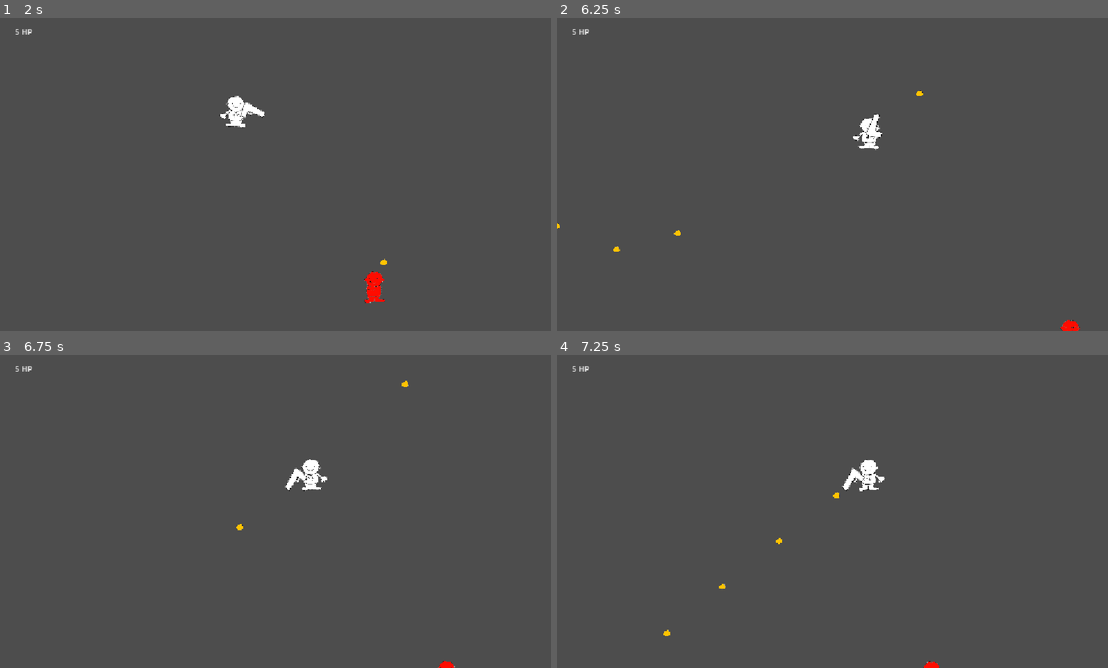
Above: before the commit, frames 1-4 (two rows, left to right).
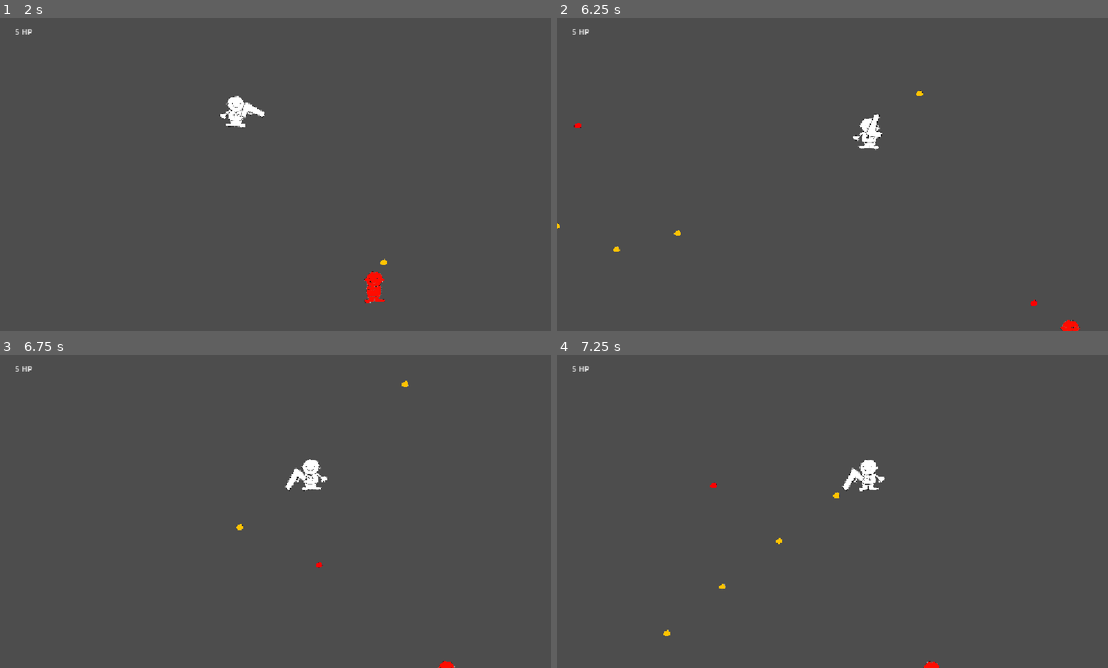
Above: after the commit, the same moments.

Repository: sinkinlimpson/IS-Project_Game-Development
Game: Godot game, scene res://testing_environment.tscn
Same seed, same stepped clock (60 frames per second), same inputs: the game is played once before the commit and once after it.
Inputs (mouse positions are in pixels of both pictures, inside the frame that each line leads up to):
- Up to frame 1 (2 s): tap Enter at 0.5 s; move the mouse to (247, 237) at 0.52 s; press the mouse at (247, 237) at 0.53 s; hold Up (ui_up) from 0.53 s (still down); move the mouse to (446, 221) at 1.27 s; release the mouse at (446, 221) at 1.28 s; click (446, 221) at 1.35 s
- Up to frame 2 (6.25 s): move the mouse to (667, 127) at 2.02 s; release Up (ui_up) at 2.03 s; press the mouse at (667, 127) at 2.03 s; hold Left (ui_left) 2.03-3.53 s; move the mouse to (860, 174) at 2.77 s; release the mouse at (860, 174) at 2.78 s; click (860, 174) at 2.85 s; move the mouse to (749, 96) at 3.52 s; press the mouse at (749, 96) at 3.53 s; hold Down (ui_down) 3.53-4.28 s; move the mouse to (959, 158) at 4.27 s; release the mouse at (959, 158) at 4.28 s; hold Right (ui_right) 4.28-5.03 s; click (959, 158) at 4.35 s; move the mouse to (722, 190) at 5.02 s; press the mouse at (722, 190) at 5.03 s; hold Up (ui_up) 5.03-5.78 s; move the mouse to (893, 105) at 5.77 s; release the mouse at (893, 105) at 5.78 s; hold Right (ui_right) from 5.78 s (still down); click (893, 105) at 5.85 s
- Up to frame 3 (6.75 s): keep holding Right (ui_right); move the mouse to (247, 574) at 6.52 s; press the mouse at (247, 574) at 6.53 s
- Up to frame 4 (7.25 s): keep holding Right (ui_right)

Frame 1 is identical in both runs. In frame 2, less than 0.1% of the frame differs, in the area x 3-88%, y 33-92%; in frame 3, less than 0.1%; in frame 4, less than 0.1%.

Commit message:
Added basic turret enemy

Diff:
--- a/enemy.gd
+++ b/enemy.gd
@@ -1,6 +1,15 @@
 extends CharacterBody2D
 
 @export var health = 5
+@export var bulletScene: PackedScene
+
+@export var shootCooldown = 2.0
+
+var player: Node2D
+
+func _ready():
+	$ShootTimer.wait_time = shootCooldown
+	$ShootTimer.start()
 
 func _process(delta):
 	pass
@@ -8,10 +17,26 @@
 func takeDamage(amount):
 	health -= amount
 
-	print(str(amount) + " damage taken!")
-
 	if health <= 0:
 		die()
 
 func die():
 	queue_free()
+
+func _on_shoot_timer_timeout():
+	var players = get_tree().get_nodes_in_group("player")
+	if not players.is_empty():
+		player = players[0]
+		shoot()
+		$ShootTimer.start()
+
+func shoot():
+	if not player:
+		return
+
+	var direction = (player.global_position - global_position).normalized()
+
+	var bullet = bulletScene.instantiate()
+	bullet.position = global_position
+	bullet.direction = direction
+	get_tree().root.add_child(bullet)
--- a/enemy.tscn
+++ b/enemy.tscn
@@ -2,6 +2,7 @@
 
 [ext_resource type="Script" uid="uid://6awod8noual0" path="res://enemy.gd" id="1_4gyqm"]
 [ext_resource type="Texture2D" uid="uid://cpercofebylmj" path="res://enemy.png" id="1_7k104"]
+[ext_resource type="PackedScene" uid="uid://bqfyg1p2ji13i" path="res://enemy_bullet.tscn" id="2_qi2p4"]
 
 [sub_resource type="CapsuleShape2D" id="CapsuleShape2D_ehluv"]
 radius = 16.0
@@ -9,6 +10,7 @@
 
 [node name="Enemy" type="CharacterBody2D" unique_id=1274796762 groups=["enemies"]]
 script = ExtResource("1_4gyqm")
+bulletScene = ExtResource("2_qi2p4")
 
 [node name="Sprite2D" type="Sprite2D" parent="." unique_id=1121289006]
 texture_filter = 1
@@ -18,3 +20,11 @@
 [node name="CollisionShape2D" type="CollisionShape2D" parent="." unique_id=1126840137]
 position = Vector2(1, -1)
 shape = SubResource("CapsuleShape2D_ehluv")
+
+[node name="Muzzle" type="Marker2D" parent="." unique_id=1178013927]
+position = Vector2(-1, -8)
+
+[node name="ShootTimer" type="Timer" parent="." unique_id=1115666038]
+wait_time = 2.0
+
+[connection signal="timeout" from="ShootTimer" to="." method="_on_shoot_timer_timeout"]
--- /dev/null
+++ b/enemy_bullet.gd
@@ -0,0 +1,12 @@
+extends Area2D
+
+@export var speed: float = 500.0
+@export var direction: Vector2 = Vector2.RIGHT
+
+func _process(delta):
+	position += direction * speed * delta
+
+func _on_body_entered(body: Node2D):
+	if body.is_in_group("player"):
+		body.takeDamage(1)
+		queue_free()
--- /dev/null
+++ b/enemy_bullet.tscn
@@ -0,0 +1,21 @@
+[gd_scene format=3 uid="uid://bqfyg1p2ji13i"]
+
+[ext_resource type="Texture2D" uid="uid://csbixjfsw8lom" path="res://bullet.png" id="1_1xapl"]
+[ext_resource type="Script" uid="uid://cio2myyr8gfs7" path="res://enemy_bullet.gd" id="1_gl7bs"]
+
+[sub_resource type="CircleShape2D" id="CircleShape2D_1xapl"]
+radius = 7.071068
+
+[node name="Enemy Bullet" type="Area2D" unique_id=311907793]
+script = ExtResource("1_gl7bs")
+
+[node name="Sprite2D" type="Sprite2D" parent="." unique_id=1210922042]
+modulate = Color(0.9843137, 0, 0.36078432, 1)
+texture_filter = 1
+position = Vector2(0, -1)
+scale = Vector2(0.2, 0.2)
+texture = ExtResource("1_1xapl")
+
+[node name="CollisionShape2D" type="CollisionShape2D" parent="." unique_id=788528594]
+position = Vector2(0, -1)
+shape = SubResource("CircleShape2D_1xapl")
--- a/player.gd
+++ b/player.gd
@@ -28,3 +28,14 @@
 	flip = get_global_mouse_position().x < global_position.x
 
 	$Sprite2D.flip_h = flip
+
+func takeDamage(amount):
+	health -= amount
+
+	print("damage taken")
+
+	if health <= 0:
+		die()
+
+func die():
+	queue_free()
--- a/player.tscn
+++ b/player.tscn
@@ -7,7 +7,7 @@
 radius = 18.0
 height = 64.0
 
-[node name="Player" type="CharacterBody2D" unique_id=1478800990]
+[node name="Player" type="CharacterBody2D" unique_id=1478800990 groups=["player"]]
 script = ExtResource("1_onrkg")
 
 [node name="Sprite2D" type="Sprite2D" parent="." unique_id=473912999]
--- a/project.godot
+++ b/project.godot
@@ -23,6 +23,7 @@
 [global_group]
 
 enemies=""
+player=""
 
 [input]
 
Not shown, added: enemy_bullet.gd.uid
